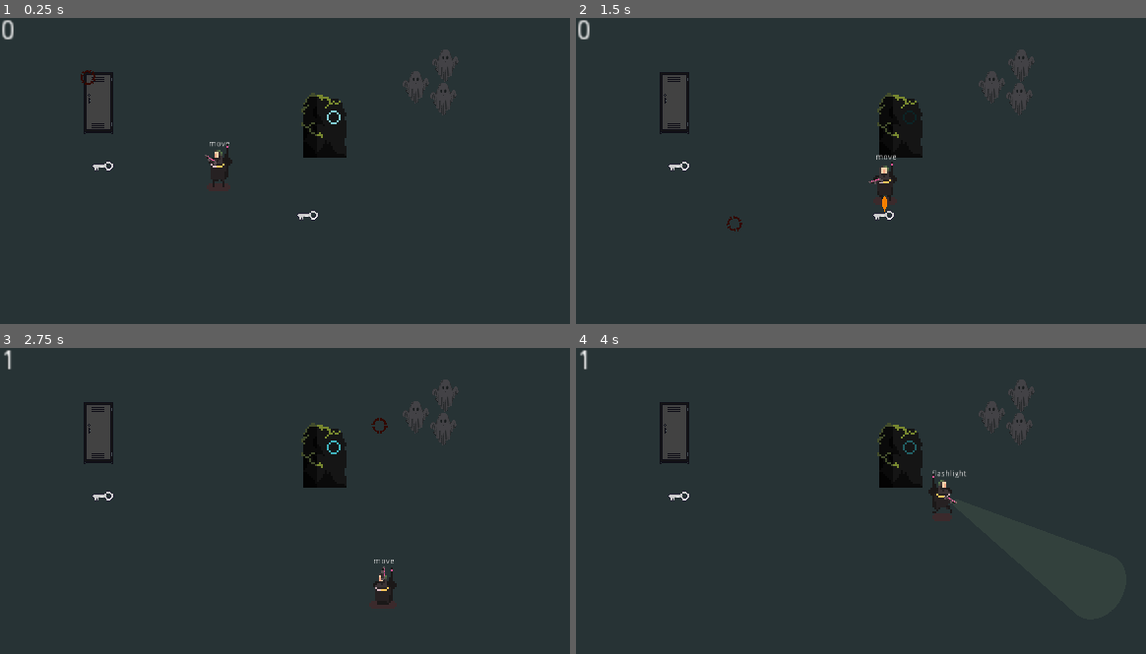
Above: before the commit, frames 1-4 (two rows, left to right).
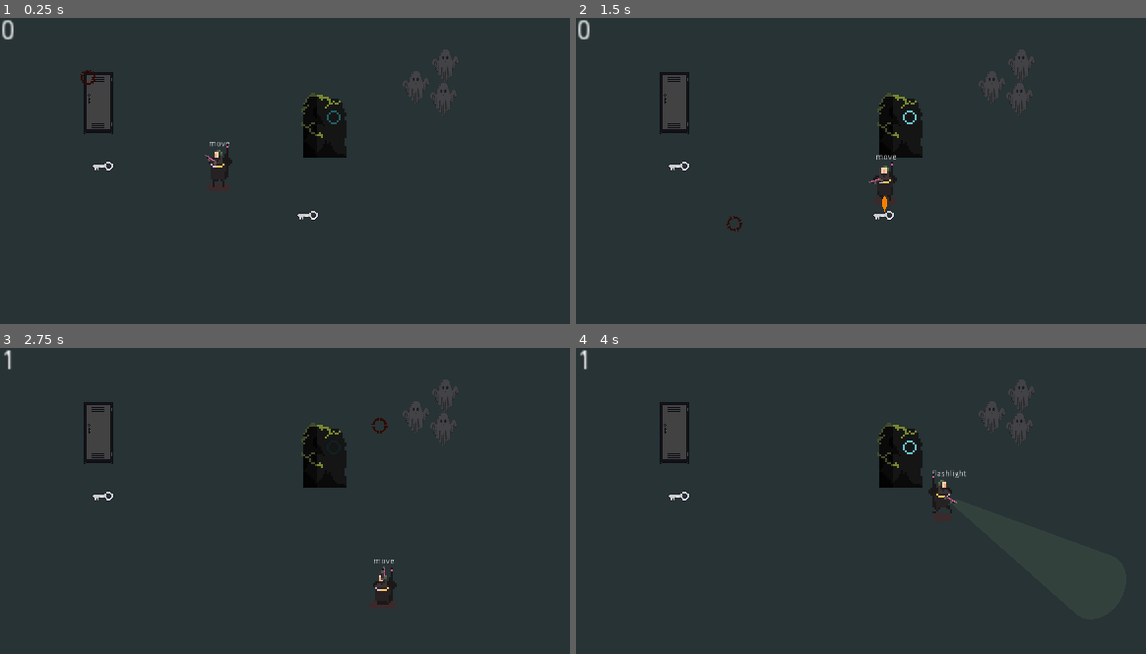
Above: after the commit, the same moments.

Repository: SeanTSinclair/Asylum
Game: Godot game, scene res://World.tscn
Two runs of this game, one before a commit and one after it. Both use one fixed random seed, a clock stepped at 60 frames per second and the inputs below.
Inputs (mouse positions are in pixels of both pictures, inside the frame that each line leads up to):
- Up to frame 1 (0.25 s): no input
- Up to frame 2 (1.5 s): move the mouse to (1032, 177) at 0.52 s; hold D (move_right) 0.53-1.28 s; hold E (interact) 0.53-1.28 s; move the mouse to (764, 213) at 1.27 s; hold S (move_down) from 1.28 s (still down); click (764, 213) at 1.35 s
- Up to frame 3 (2.75 s): tap E (interact) at 1.55 s; move the mouse to (376, 445) at 2.02 s; release S (move_down) at 2.03 s; hold D (move_right) from 2.03 s (still down); hold E (interact) from 2.03 s (still down)
- Up to frame 4 (4 s): move the mouse to (861, 595) at 2.77 s; release D (move_right) at 2.78 s; release E (interact) at 2.78 s; hold W (move_up) 2.78-3.53 s; tap E (interact) at 2.85, 3.8 s; move the mouse to (1077, 577) at 3.52 s; press the mouse at (1077, 577) at 3.53 s; hold A (move_left) from 3.53 s (still down)

The runs differ from the first frame. In frame 1, less than 0.1% of the frame differs, in the area x 57-60%, y 30-35%; in frame 2, less than 0.1%; in frame 3, less than 0.1%; in frame 4, less than 0.1%.

Commit message:
Fixed bug with interaction system displaying multiple interaction icons and added a very simple stun shader to the ghosts to indicate that they are in fact being affected by the flashlight

Diff:
--- a/Enemies/Ghost.gd
+++ b/Enemies/Ghost.gd
@@ -4,6 +4,7 @@
 const STUN_THRESHOLD = 100
 
 onready var collision = $CollisionShape2D
+onready var animated_sprite = $AnimatedSprite
 
 enum {
 	IDLE,
@@ -29,12 +30,12 @@
 func add_stun_amount(amount):
 	if state != STUNNED:
 		stun_amount += amount
+		animated_sprite.material.set_shader_param("stun_amount", stun_amount / STUN_THRESHOLD)
 		if stun_amount >= STUN_THRESHOLD:
 			state = STUNNED
 			collision.disabled = true
 			print("Ghost %s is stunned!" % name)
 
-
 func reset_stun():
 	state = IDLE
 	stun_amount = 0
--- a/Enemies/Ghost.tscn
+++ b/Enemies/Ghost.tscn
@@ -1,8 +1,32 @@
-[gd_scene load_steps=22 format=2]
+[gd_scene load_steps=26 format=2]
 
 [ext_resource path="res://Enemies/ghost_idle.png" type="Texture" id=1]
 [ext_resource path="res://Enemies/ghost_move.png" type="Texture" id=2]
 [ext_resource path="res://Enemies/Ghost.gd" type="Script" id=3]
+[ext_resource path="res://Enemies/GhostStun.gdshader" type="Shader" id=4]
+
+[sub_resource type="Shader" id=21]
+code = "shader_type canvas_item;
+
+uniform vec4 stun_color: hint_color = vec4(1.0);
+uniform float stun_amount: hint_range(0.0, 1.0);
+
+void fragment() {
+	vec4 base_color = texture(TEXTURE, UV);
+	base_color.rgb = mix(base_color.rgb, stun_color.rgb, stun_amount);
+	COLOR = base_color;
+}"
+
+[sub_resource type="ShaderMaterial" id=22]
+shader = SubResource( 21 )
+shader_param/stun_color = Color( 1, 1, 1, 1 )
+shader_param/stun_amount = null
+
+[sub_resource type="ShaderMaterial" id=20]
+resource_local_to_scene = true
+shader = ExtResource( 4 )
+shader_param/stun_color = Color( 0.533333, 0.945098, 1, 1 )
+shader_param/stun_amount = 0.0
 
 [sub_resource type="AtlasTexture" id=1]
 atlas = ExtResource( 1 )
@@ -86,6 +110,7 @@
 height = 26.0
 
 [node name="Ghost" type="Area2D"]
+material = SubResource( 22 )
 scale = Vector2( 0.3, 0.3 )
 collision_layer = 8
 collision_mask = 0
@@ -93,6 +118,7 @@
 
 [node name="AnimatedSprite" type="AnimatedSprite" parent="."]
 modulate = Color( 0.329412, 0.298039, 0.313726, 0.619608 )
+material = SubResource( 20 )
 position = Vector2( 0, 1 )
 frames = SubResource( 7 )
 animation = "idle"
--- /dev/null
+++ b/Enemies/GhostStun.gdshader
@@ -0,0 +1,10 @@
+shader_type canvas_item;
+
+uniform vec4 stun_color: hint_color = vec4(1);
+uniform float stun_amount: hint_range(0.0, 1.0) = 0;
+
+void fragment() {
+	vec4 color = texture(TEXTURE, UV);
+	color.rgb = mix(color.rgb, stun_color.rgb, stun_amount);
+	COLOR = color;
+}
--- a/Player/InteractionController.gd
+++ b/Player/InteractionController.gd
@@ -1,12 +1,9 @@
 extends Area2D
 
 onready var interaction_icon_instance = preload("res://Common/InteractionIcon.tscn")
+onready var check_timer = $Timer
 var interactables_in_range : Array = []
 var current_icon = null
-
-func _ready():
-	var check_timer = get_tree().create_timer(.2)
-	check_timer.connect("timeout", self, "update_interaction_icon")
 
 func _unhandled_input(event):
 	if event.is_action_pressed("interact"):
@@ -22,6 +19,9 @@
 		if position == null:
 			printerr("InteractionIconPosition node not present on " + closest.name)
 			return
+		if current_icon != null:
+			current_icon.queue_free()
+			current_icon = null
 		current_icon = interaction_icon_instance.instance()
 		current_icon.global_position = position
 		get_tree().current_scene.add_child(current_icon)
@@ -45,3 +45,7 @@
 func _on_InteractionController_area_exited(area):
 	interactables_in_range.remove(interactables_in_range.find(area))
 	update_interaction_icon()
+
+func _on_Timer_timeout():
+	if interactables_in_range.size() > 1:
+		update_interaction_icon()
--- a/Player/Player.tscn
+++ b/Player/Player.tscn
@@ -286,5 +286,10 @@
 modulate = Color( 1, 1, 1, 0.25098 )
 shape = SubResource( 21 )
 
+[node name="Timer" type="Timer" parent="InteractionController"]
+wait_time = 0.2
+autostart = true
+
 [connection signal="area_entered" from="InteractionController" to="InteractionController" method="_on_InteractionController_area_entered"]
 [connection signal="area_exited" from="InteractionController" to="InteractionController" method="_on_InteractionController_area_exited"]
+[connection signal="timeout" from="InteractionController/Timer" to="InteractionController" method="_on_Timer_timeout"]
--- a/World.tscn
+++ b/World.tscn
@@ -101,7 +101,7 @@
 [node name="AnimatedSprite" type="AnimatedSprite" parent="YSort/StuffInTheWay"]
 position = Vector2( 0, -9.5 )
 frames = SubResource( 9 )
-frame = 6
+frame = 1
 playing = true
 
 [node name="LightOccluder2D" type="LightOccluder2D" parent="YSort/StuffInTheWay/AnimatedSprite"]
Binary file added: Enemies/noisy-texture-100x100-o69-d10-c-437354-t1.png
Not shown, added: Enemies/noisy-texture-100x100-o69-d10-c-437354-t1.png.import
